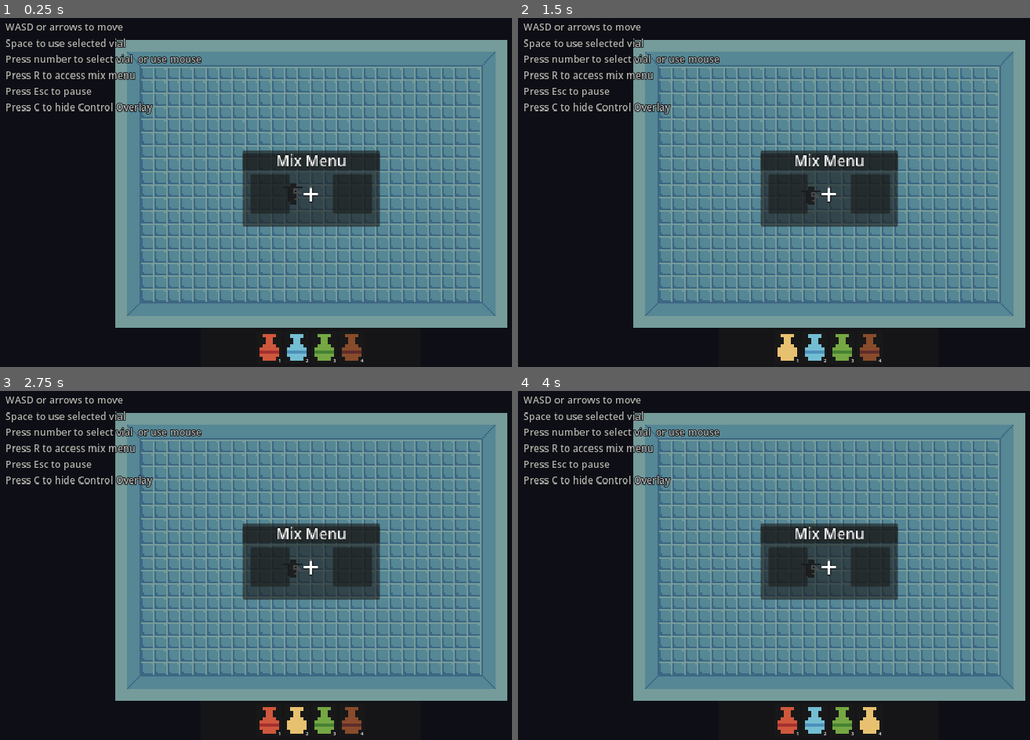
Above: before the commit, frames 1-4 (two rows, left to right).
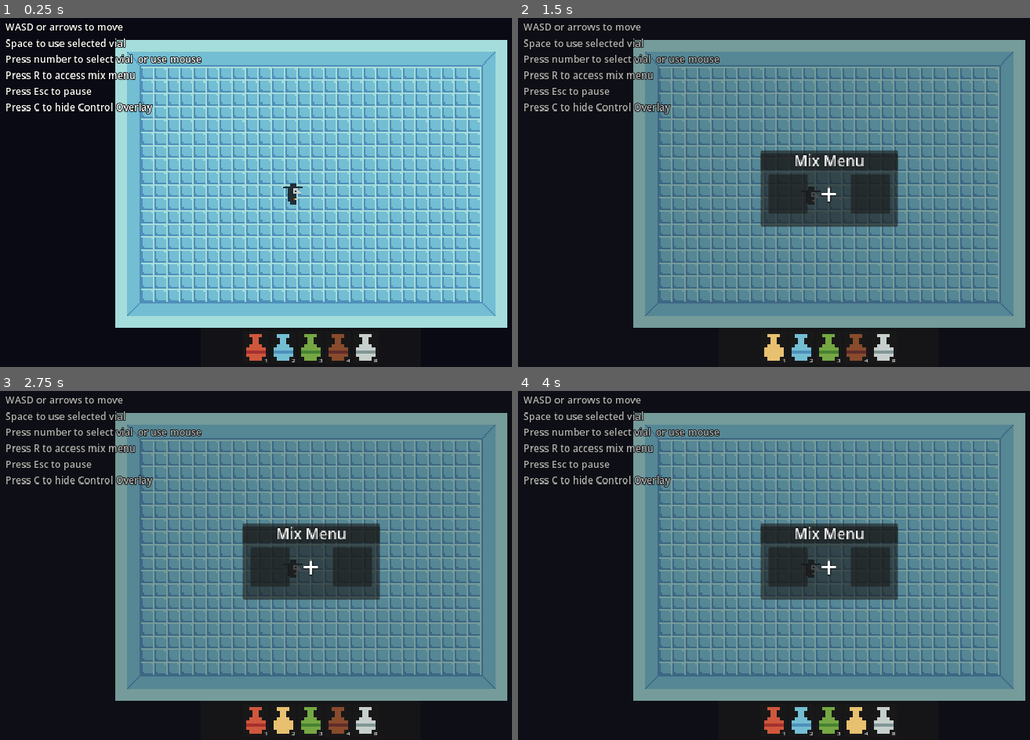
Above: after the commit, the same moments.

Repository: brokenskygames/pirate_jam_15
Game: Godot game, scene res://rooms/test_room_1.tscn
The game is run twice, just before and just after one commit, with the same random seed, the same clock (stepped at 60 frames per second) and the same inputs.
Inputs (mouse positions are in pixels of both pictures, inside the frame that each line leads up to):
- Up to frame 1 (0.25 s): no input
- Up to frame 2 (1.5 s): click (881, 346) at 0.5 s, where only the run after the commit has a clickable "R"; click "1" at 1.25 s
- Up to frame 3 (2.75 s): click "2" at 2 s
- Up to frame 4 (4 s): click "3" at 2.75 s; click "4" at 3.5 s

The runs differ from the first frame. In frame 1, 65% of the frame differs, in the area x 1-100%, y 1-99%; in frame 2, 1.5%; in frame 3, 1.5%; in frame 4, 1.5%.

Commit message:
Added a mix menu Button

Diff:
--- a/UI/HUD/hud.gd
+++ b/UI/HUD/hud.gd
@@ -1,5 +1,5 @@
 extends CanvasLayer
-
+@export var mix_menu : MixMenu
 @onready var vial_panel_5: Panel = %VialPanel5
 
 func _ready() -> void:
@@ -10,3 +10,6 @@
 
 func hide_shadow_vial():
 	vial_panel_5.hide()
+
+func _on_open_mix_menu_pressed() -> void:
+	mix_menu.toggle_mix_menu_visibility()
--- a/UI/HUD/hud.tscn
+++ b/UI/HUD/hud.tscn
@@ -8,6 +8,7 @@
 [ext_resource type="Texture2D" uid="uid://dnhnh5xvnwvav" path="res://assets/art/items/green_vial.png" id="6_rgrq4"]
 [ext_resource type="Texture2D" uid="uid://xyn6iwn6pqu8" path="res://assets/art/items/brown_vial.png" id="7_sux4n"]
 [ext_resource type="Texture2D" uid="uid://clo6706pa3mgw" path="res://assets/art/items/purple_vial.png" id="8_1cbnb"]
+[ext_resource type="Texture2D" uid="uid://dus5aya120jhq" path="res://assets/art/items/vial.png" id="9_5s17e"]
 
 [node name="HUD" type="CanvasLayer"]
 layer = 10
@@ -207,3 +208,38 @@
 grow_vertical = 0
 text = "5"
 fit_content = true
+
+[node name="VialPanel6" type="Panel" parent="Panel/MarginContainer/HBoxContainer"]
+unique_name_in_owner = true
+custom_minimum_size = Vector2(80, 80)
+layout_mode = 2
+
+[node name="OpenMixMenu" type="TextureButton" parent="Panel/MarginContainer/HBoxContainer/VialPanel6"]
+layout_mode = 1
+anchors_preset = 15
+anchor_right = 1.0
+anchor_bottom = 1.0
+grow_horizontal = 2
+grow_vertical = 2
+texture_normal = ExtResource("9_5s17e")
+texture_pressed = ExtResource("2_ovml3")
+texture_hover = ExtResource("3_l0t3w")
+stretch_mode = 5
+
+[node name="ButtonNumber5" type="RichTextLabel" parent="Panel/MarginContainer/HBoxContainer/VialPanel6/OpenMixMenu"]
+layout_mode = 1
+anchors_preset = 3
+anchor_left = 1.0
+anchor_top = 1.0
+anchor_right = 1.0
+anchor_bottom = 1.0
+offset_left = -13.0
+offset_top = -22.0
+offset_right = -4.0
+offset_bottom = 2.0
+grow_horizontal = 0
+grow_vertical = 0
+text = "R"
+fit_content = true
+
+[connection signal="pressed" from="Panel/MarginContainer/HBoxContainer/VialPanel6/OpenMixMenu" to="." method="_on_open_mix_menu_pressed"]
--- a/UI/menus/mix_menu.gd
+++ b/UI/menus/mix_menu.gd
@@ -1,5 +1,5 @@
 extends CanvasLayer
-
+class_name MixMenu
 func _unhandled_input(event: InputEvent) -> void:
 	if event.is_action_pressed("open_mix_menu"):
 		toggle_mix_menu_visibility()
--- a/UI/menus/mix_menu.tscn
+++ b/UI/menus/mix_menu.tscn
@@ -14,6 +14,7 @@
 
 [node name="MixMenu" type="CanvasLayer"]
 process_mode = 1
+visible = false
 script = ExtResource("1_hff7h")
 
 [node name="Background" type="Panel" parent="."]
--- a/rooms/test_room_1.tscn
+++ b/rooms/test_room_1.tscn
@@ -80,9 +80,10 @@
 
 [node name="UI" type="Node" parent="."]
 
-[node name="HUD" parent="UI" instance=ExtResource("3_j82sh")]
+[node name="HUD" parent="UI" node_paths=PackedStringArray("mix_menu") instance=ExtResource("3_j82sh")]
 process_mode = 1
 layer = 8
+mix_menu = NodePath("../MixMenu")
 
 [node name="ControlOverlay" parent="UI" instance=ExtResource("5_3p0ab")]
 process_mode = 1
Not shown: 1 places in UI/HUD/hud.tscn that only renumber resources
